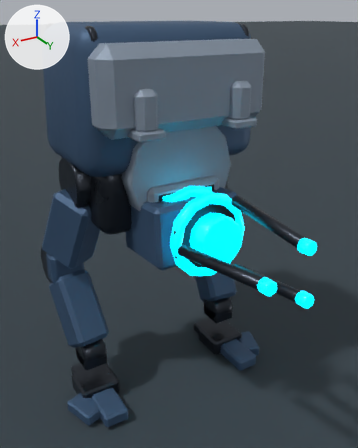
Two versions of the Blender file content/source-art/arclancewalker-rigged.blend, one commit apart.
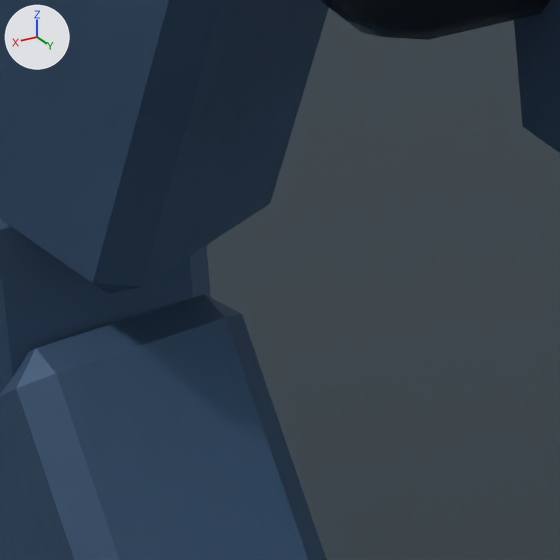
The first picture shows the older version from a camera (50 mm lens) standing at (1.42, 2.74, 2.41) and looking at (-0.02, 0.34, 1.21). The close-ups show the older and then the newer version on the part from 16% to 37% of the width and 51% to 68% of the height of that picture. Only the edits that show in the close-ups are written down. The axes (+X, +Y, +Z) are drawn at upper left. The lights are the same throughout.

Script lines for the objects in view, before the commit:
```python
me_cube_008 = bpy.data.meshes.new('Cube.008')
me_cube_008.from_pydata(...)  # 24 vertices, 26 faces; spans x -0.193..0.193, y -0.222..0.222, z -0.259..0.259
me_cube_008.materials.append(mat_arclancewalker_primaryarmor)
me_cube_010 = bpy.data.meshes.new('Cube.010')
me_cube_010.from_pydata(...)  # 24 vertices, 26 faces; spans x -0.132..0.132, y -0.232..0.232, z -0.253..0.253
me_cube_010.materials.append(mat_arclancewalker_primaryarmor)
me_plane = bpy.data.meshes.new('Plane')
me_plane.from_pydata([(-100.0, -100.0, 0.0), (100.0, -100.0, 0.0), (-100.0, 100.0, 0.0), (100.0, 100.0, 0.0)], [], [(0, 1, 3, 2)])
me_plane.materials.append(mat_previewfloormat)  # dark blue #354048
ob_arclancewalkerleg_shinarmor_r = bpy.data.objects.new('ArcLanceWalkerLeg_ShinArmor_R', me_cube_010)
ob_arclancewalkerleg_shinarmor_r.location = (0.54, -0.029, 0.58)
ob_arclancewalkerleg_thigharmor_r = bpy.data.objects.new('ArcLanceWalkerLeg_ThighArmor_R', me_cube_008)
ob_arclancewalkerleg_thigharmor_r.location = (0.5, -0.091, 1.145)
ob_previewfloor = bpy.data.objects.new('PreviewFloor', me_plane)
ob_previewfloor.location = (0.0, 0.0, -0.015)
# also in view: 'ArcLanceWalkerArcEmitter_Pedestal' at (0.0, 0.4, 1.25); 'ArcLanceWalkerLeg_KneeCapArmor_R' at (0.56, -0.15, 0.86); 'ArcLanceWalkerArmor_Pelvis' at (0.0, -0.02, 1.4)
```
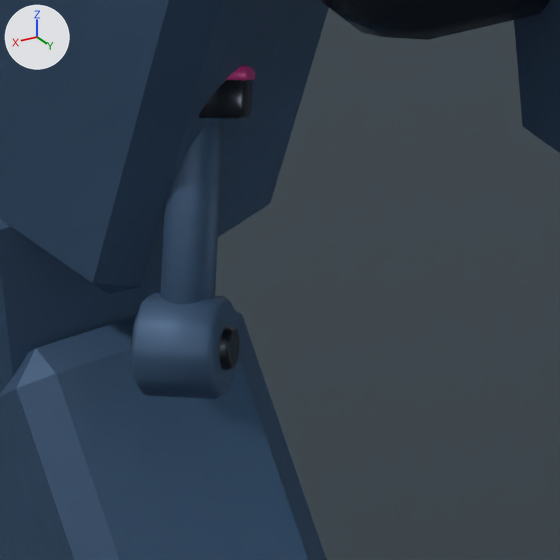
Patch to the scene script:
```diff
--- a/content/source-art/arclancewalker-rigged.blend.py
+++ b/content/source-art/arclancewalker-rigged.blend.py
@@ ob_arclancewalkerleg_hipactuator_r_innerramrod @@
+ob_arclancewalkerleg_hipactuator_r_innerramrod = bpy.data.objects.new('ArcLanceWalkerLeg_HipActuator_R_InnerRamRod', me_arclancewalkerleg_hipactuator_r_innerramrod_mesh)  # 60 vertices, 62 faces; spans x -0.047..0.047, y -0.055..0.055, z -0.105..0.105
+ob_arclancewalkerleg_hipactuator_r_innerramrod.location = (0.508, 0.037, 0.999)
@@ ob_arclancewalkerleg_hipactuator_r_pressurering @@
+ob_arclancewalkerleg_hipactuator_r_pressurering = bpy.data.objects.new('ArcLanceWalkerLeg_HipActuator_R_PressureRing', me_arclancewalkerleg_hipactuator_r_pressurering_mesh)  # 60 vertices, 62 faces; spans x -0.0463..0.0463, y -0.0469..0.0469, z -0.0253..0.0253; in mat_arclancewalker_warning (pink #e33c97)
+ob_arclancewalkerleg_hipactuator_r_pressurering.location = (0.482, 0.002, 1.094)
@@ ob_arclancewalkerleg_hipactuator_r_wipersealcollar @@
+ob_arclancewalkerleg_hipactuator_r_wipersealcollar = bpy.data.objects.new('ArcLanceWalkerLeg_HipActuator_R_WiperSealCollar', me_arclancewalkerleg_hipactuator_r_wipersealcollar_mesh)  # 60 vertices, 62 faces; spans x -0.0481..0.0481, y -0.0493..0.0493, z -0.0376..0.0376
+ob_arclancewalkerleg_hipactuator_r_wipersealcollar.location = (0.486, 0.008, 1.078)
@@ ob_arclancewalkerleg_hipactuator_r_clevispin_tip @@
+ob_arclancewalkerleg_hipactuator_r_clevispin_tip = bpy.data.objects.new('ArcLanceWalkerLeg_HipActuator_R_ClevisPin_Tip', me_arclancewalkerleg_hipactuator_r_clevispin_tip_mesh)  # 48 vertices, 50 faces; spans x -0.0441..0.0441, y -0.0389..0.0389, z -0.0186..0.0186
+ob_arclancewalkerleg_hipactuator_r_clevispin_tip.location = (0.54, 0.08, 0.88)
@@ ob_arclancewalkerleg_hipactuator_r_cleviseye_tip @@
+ob_arclancewalkerleg_hipactuator_r_cleviseye_tip = bpy.data.objects.new('ArcLanceWalkerLeg_HipActuator_R_ClevisEye_Tip', me_arclancewalkerleg_hipactuator_r_cleviseye_tip_mesh)  # 60 vertices, 62 faces; spans x -0.0507..0.0507, y -0.0522..0.0522, z -0.0433..0.0433
+ob_arclancewalkerleg_hipactuator_r_cleviseye_tip.location = (0.54, 0.08, 0.88)
```

What differs and where, as boxes (x1, y1, x2, y2) in the close-ups (560 x 560 px):
'ArcLanceWalkerLeg_HipActuator_R_ClevisEye_Tip', added
    after: (131, 293, 238, 399)
'ArcLanceWalkerLeg_HipActuator_R_InnerRamRod', added
    after: (160, 118, 223, 304)
'ArcLanceWalkerLeg_HipActuator_R_WiperSealCollar', added
    after: (199, 80, 253, 119)
'ArcLanceWalkerLeg_HipActuator_R_ClevisPin_Tip', added
    after: (131, 326, 240, 370)
'ArcLanceWalkerLeg_HipActuator_R_PressureRing', added
    after: (227, 65, 255, 81)
